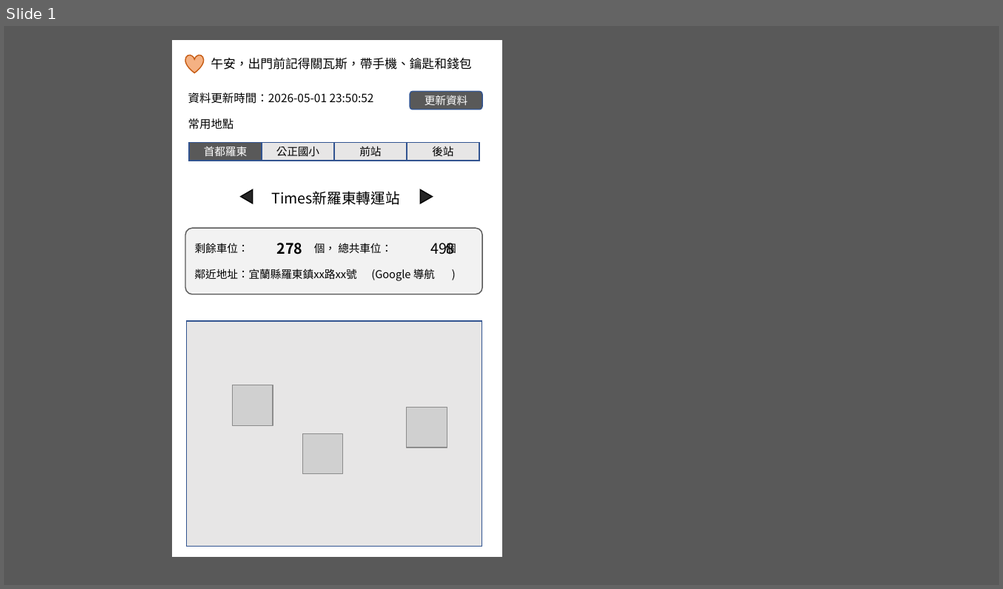
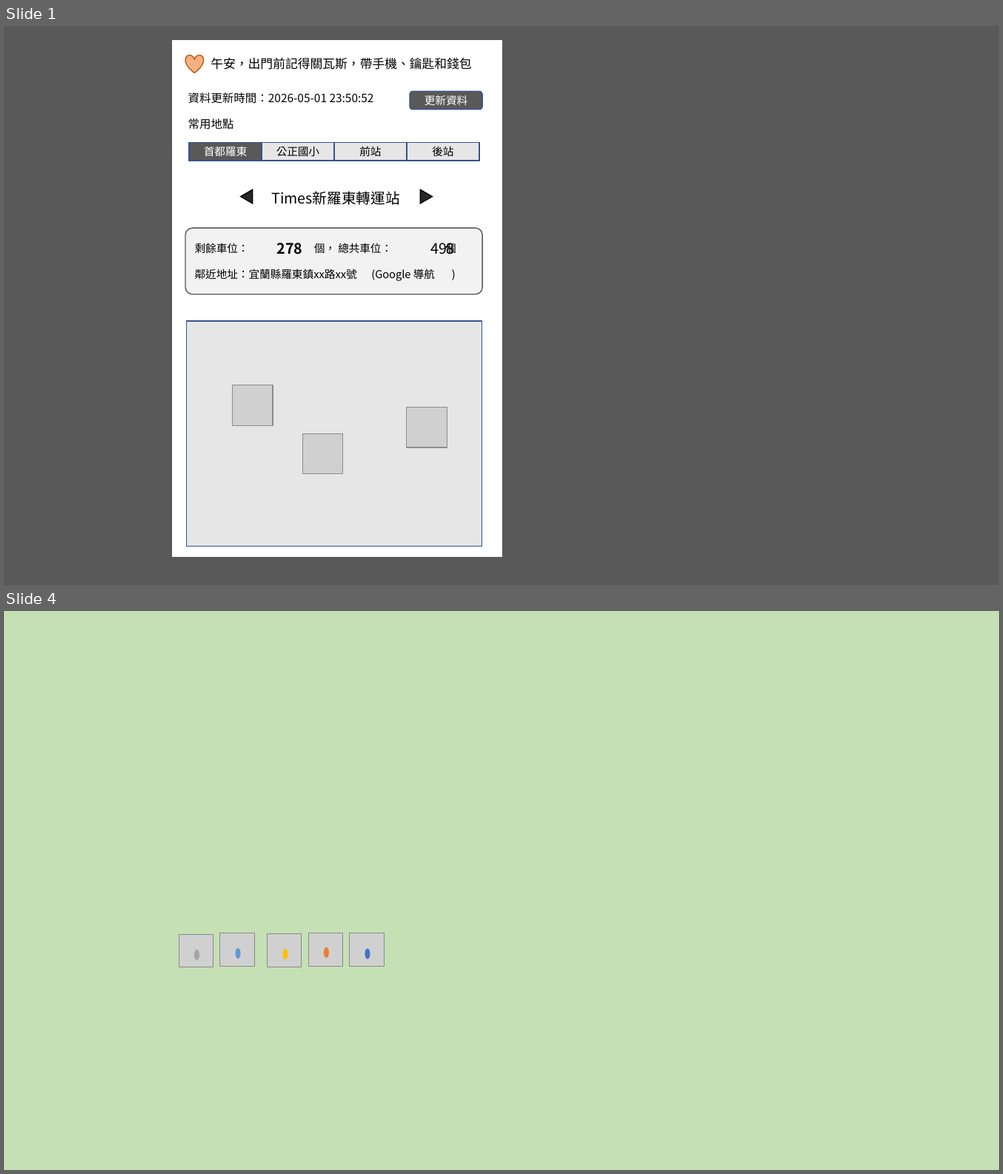
Before and after one commit to TTW-TW/ParkingLT, a slide deck: doc/簡報1.pptx. Shown one above the other, each under a label of ours: slide 1 before the commit, slides 1 and 4 after it; the slides between them are not shown. The pictures are 1003x589 and 1003x1174 pixels, drawn with LibreOffice and Linux fonts; fonts in the diff are those of the drawing; grey boxes stand for pictures; background and template pictures are left out. Boxes give left, top, right and bottom in pixels: in the first picture for what was removed or moved away, otherwise in the second. Text is boxed around its words. In the diff, an @@ line names an element or a change of style, - is before the commit and + after.

```diff
--- a/doc/簡報1.pptx
+++ b/doc/簡報1.pptx
@@ slide 4 added at (4, 611, 999, 1170), background #C5E0B4 @@
@@ picture added at (179, 935, 213, 968) @@
@@ picture added at (220, 934, 255, 966) @@
@@ picture added at (267, 934, 301, 967) @@
@@ picture added at (308, 934, 343, 966) @@
@@ picture added at (350, 934, 384, 966) @@
@@ ellipse added at (194, 950, 199, 960), fill #A5A5A5 @@
@@ ellipse added at (236, 948, 241, 959), fill #5B9BD5 @@
@@ ellipse added at (282, 949, 287, 960), fill #FFC000 @@
@@ ellipse added at (324, 948, 329, 958), fill #ED7D31 @@
@@ ellipse added at (365, 949, 370, 960), fill #4472C4 @@
```
Also in this commit, not shown: 1 slide changed, 49 other files.
